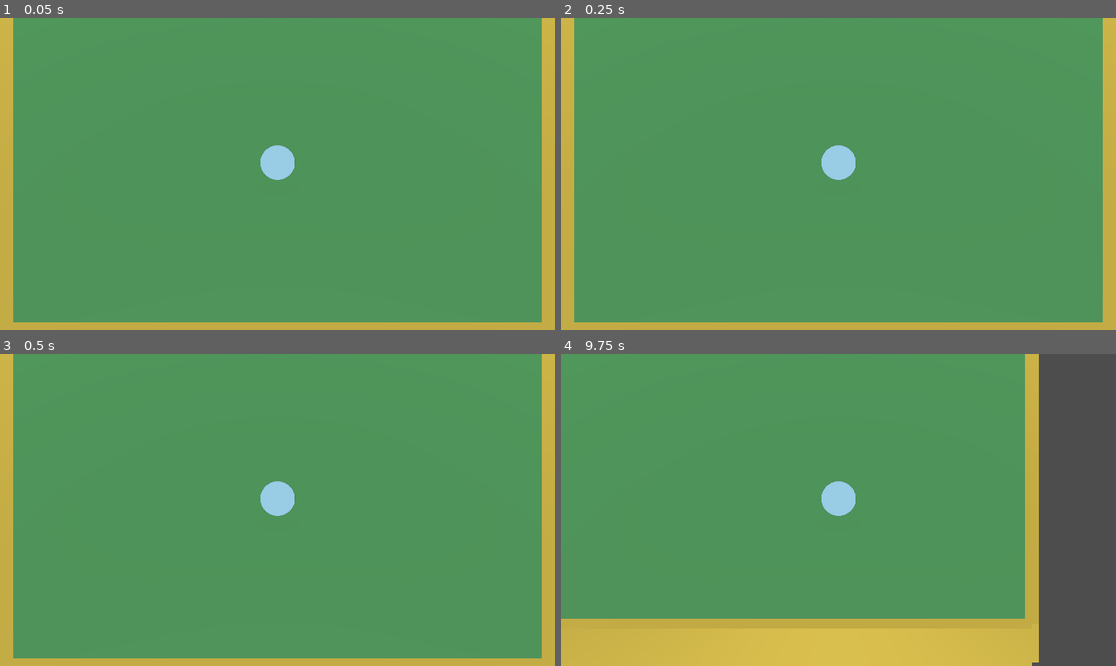
Above: before the commit, frames 1-4 (two rows, left to right).
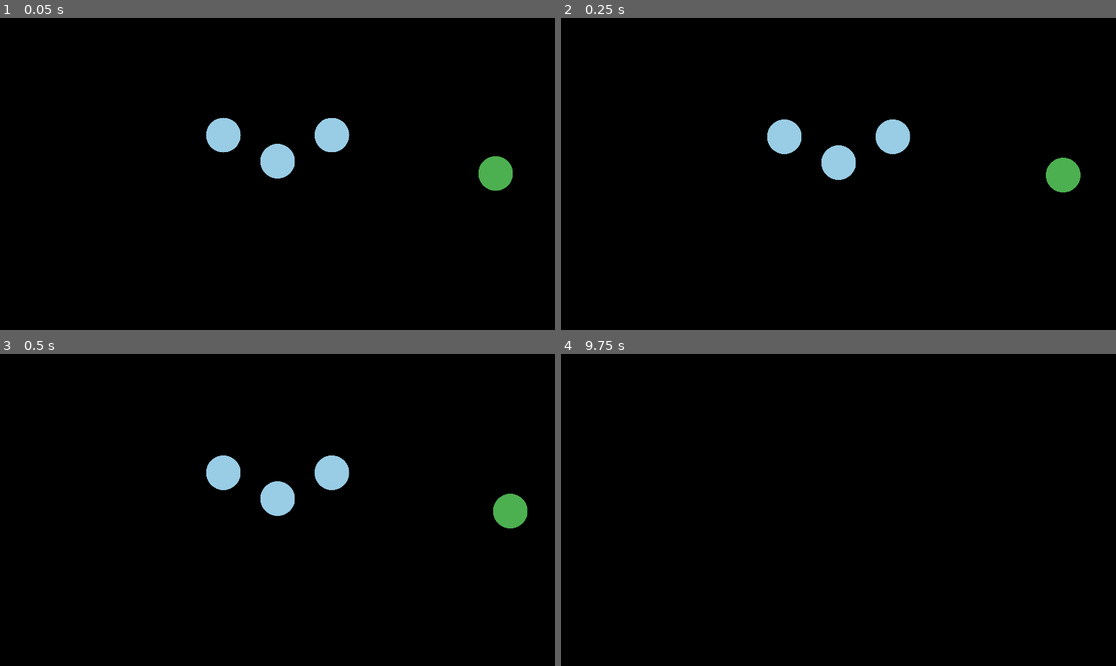
Above: after the commit, the same moments.

Repository: unfrgivn/wilds-of-cloverhollow
Game: Godot game, scene res://game/bootstrap/Main.tscn
Same seed, same stepped clock (60 frames per second), same inputs: the game is played once before the commit and once after it.
Inputs (mouse positions are in pixels of both pictures, inside the frame that each line leads up to):
- Up to frame 1 (0.05 s): no input
- Up to frame 2 (0.25 s): no input
- Up to frame 3 (0.5 s): no input
- Up to frame 4 (9.75 s): move the mouse to (960, 494) at 0.52 s; hold D (move_right) 0.53-1.25 s; hold E (interact) 0.53-1.25 s; click (960, 494) at 0.67 s; drag from (727, 525) to (810, 572) at 1.27 s; move the mouse to (894, 441) at 2.02 s; hold D (move_right) 2.03-2.75 s; hold E (interact) 2.03-2.75 s; drag from (810, 572) to (672, 463) at 2.77 s; move the mouse to (1005, 556) at 3.52 s; hold A (move_left) 3.53-4.25 s; hold E (interact) 3.53-4.25 s; drag from (672, 463) to (755, 432) at 4.27 s; move the mouse to (866, 510) at 5.02 s; hold S (move_down) 5.03-5.75 s; hold E (interact) 5.03-5.75 s; click (866, 510) at 5.17 s; drag from (755, 432) to (727, 525) at 5.77 s; move the mouse to (960, 494) at 6.52 s; hold W (move_up) 6.53-7.25 s; hold E (interact) 6.53-7.25 s; drag from (727, 525) to (810, 572) at 7.27 s; move the mouse to (894, 441) at 8.02 s; hold S (move_down) 8.03-8.75 s; hold E (interact) 8.03-8.75 s; drag from (810, 572) to (672, 463) at 8.77 s; move the mouse to (1005, 556) at 9.52 s; hold W (move_up) from 9.53 s (still down); hold E (interact) from 9.53 s (still down); click (1005, 556) at 9.67 s

The runs differ from the first frame. In frame 1, 99% of the frame differs, in the area x 0-100%, y 0-100%; in frame 2, 99%; in frame 3, 99%; in frame 4, 100%.

Commit message:
Set default spawn to Cloverhollow town

Diff:
--- a/game/bootstrap/boot.gd
+++ b/game/bootstrap/boot.gd
@@ -1,6 +1,6 @@
 extends Node
 
-const DEFAULT_SCENE = "res://game/scenes/tests/TestRoom_Movement.tscn"
+const DEFAULT_SCENE = "res://game/scenes/areas/cloverhollow/Area_Cloverhollow_Town.tscn"
 
 func _ready() -> void:
 	get_tree().call_deferred("change_scene_to_file", DEFAULT_SCENE)
